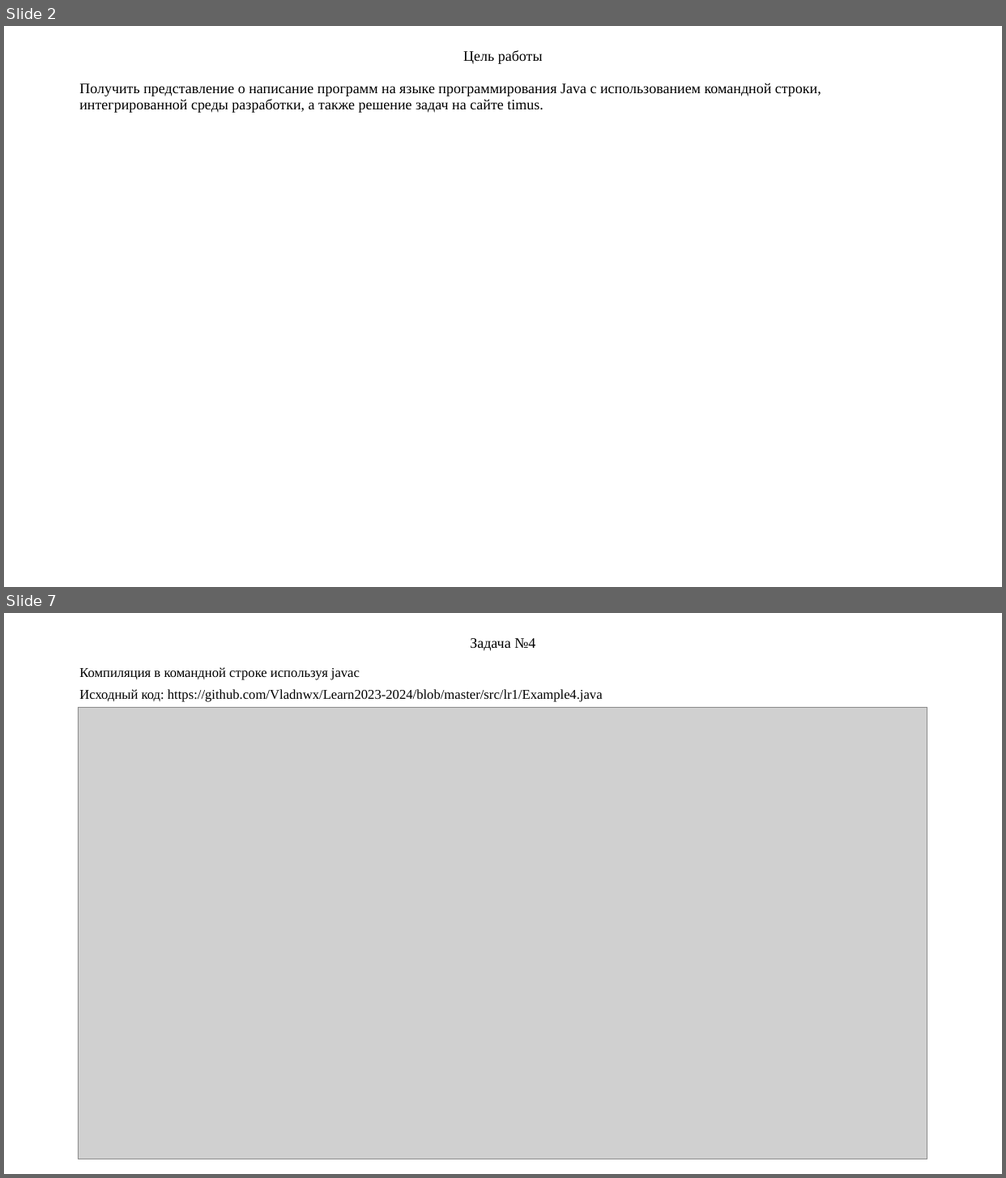
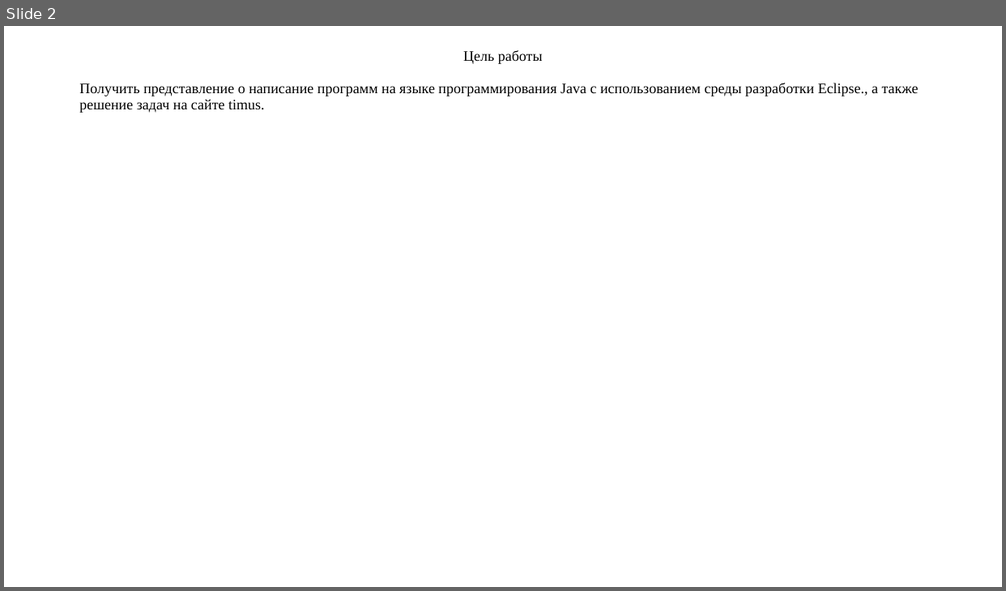
Before and after one commit to Vladnwx/Learn2023-2024, a slide deck: src/lr2/РИЗ-130916у Савельев В.Н. Отчет о выполнении ЛР2.pptx. Shown one above the other, each under a label of ours: slides 2 and 7 before the commit, slide 2 after it; the slides between them are not shown. The pictures are 1006x1178 and 1006x591 pixels, drawn with LibreOffice and Linux fonts; fonts in the diff are those of the drawing; grey boxes stand for pictures. Boxes give left, top, right and bottom in pixels: in the first picture for what was removed or moved away, otherwise in the second. Text is boxed around its words. In the diff, an @@ line names an element or a change of style, - is before the commit and + after.

Commit message:
timus

```diff
--- a/src/lr2/РИЗ-130916у Савельев В.Н. Отчет о выполнении ЛР2.pptx
+++ b/src/lr2/РИЗ-130916у Савельев В.Н. Отчет о выполнении ЛР2.pptx
@@ slide 7 removed at (4, 613, 1002, 1174), background #FFFFFF @@
@@ title removed at (470, 638, 535, 651) @@
-Задача №4
@@ text removed at (79, 667, 603, 701) @@
-Компиляция в командной строке используя javac
-Исходный код: https://github.com/Vladnwx/Learn2023-2024/blob/master/src/lr1/Example4.java
@@ picture removed at (78, 707, 927, 1161) @@
@@ slide 2 changed as well @@
@@ text at (79, 83, 918, 113): text changed @@
-Получить представление о написание программ на языке программирования Java с использованием командной строки, интегрированной среды разработки, а также решение задач на сайте timus.
+Получить представление о написание программ на языке программирования Java с использованием среды разработки Eclipse., а также решение задач на сайте timus.
```
Also in this commit, not shown: 6 other slides changed, 5 slides added, 12 other slides removed, 5 other files.
